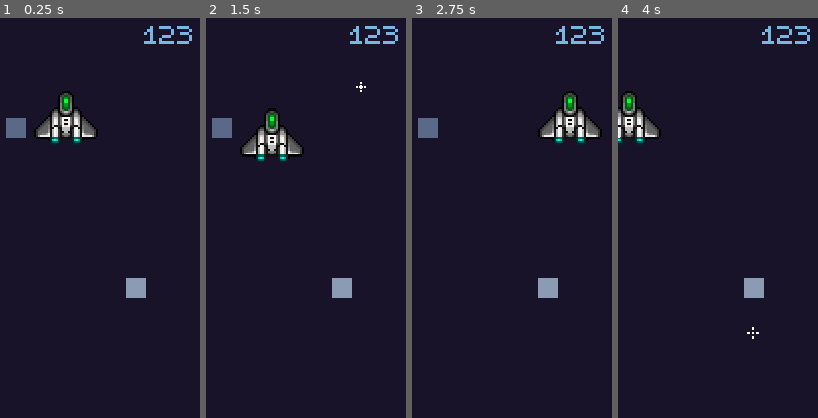
Above: before the commit, frames 1-4 (left to right).
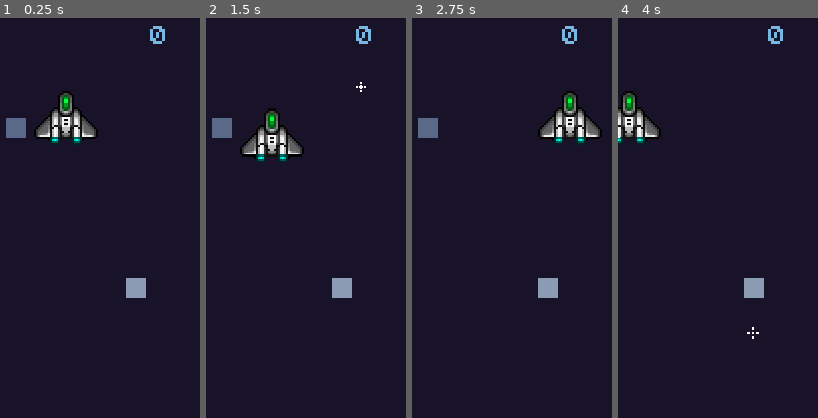
Above: after the commit, the same moments.

Repository: vishwa357/godot-meteor
Game: Godot game, scene res://scenes/level.tscn
Two runs of this game, one before a commit and one after it. Both use one fixed random seed, a clock stepped at 60 frames per second and the inputs below.
Inputs:
- Up to frame 1 (0.25 s): no input
- Up to frame 2 (1.5 s): hold D (right) 0.53-1.28 s; tap Space (shoot) at 0.6, 1.35 s; hold S (down) from 1.28 s (still down)
- Up to frame 3 (2.75 s): release S (down) at 2.03 s; hold D (right) from 2.03 s (still down); tap Space (shoot) at 2.1 s
- Up to frame 4 (4 s): release D (right) at 2.78 s; hold W (up) 2.78-3.53 s; tap Space (shoot) at 2.85, 3.6 s; hold A (left) from 3.53 s (still down)
The pictures show only the part of the screen within x 8-58%, y 0-50%; the shares and areas given below are measured in that part.

The runs differ from the first frame. In frame 1, 0.5% of the frame differs, in the area x 72-96%, y 2-7%; in frame 2, 0.5%; in frame 3, 0.5%; in frame 4, 0.5%.

Commit message:
adding score

Diff:
--- a/project.godot
+++ b/project.godot
@@ -14,6 +14,10 @@
 run/main_scene="res://scenes/level.tscn"
 config/features=PackedStringArray("4.2", "Mobile")
 config/icon="res://icon.svg"
+
+[autoload]
+
+Global="*res://scripts/global.gd"
 
 [display]
 
--- a/scenes/game_over.tscn
+++ b/scenes/game_over.tscn
@@ -42,7 +42,7 @@
 layout_mode = 2
 theme_override_fonts/font = ExtResource("1_de3x7")
 theme_override_font_sizes/font_size = 16
-text = "YOUR SCORE:0"
+text = "YOUR SCORE: "
 horizontal_alignment = 1
 
 [node name="MarginContainer" type="MarginContainer" parent="."]
--- a/scenes/ui.tscn
+++ b/scenes/ui.tscn
@@ -41,3 +41,8 @@
 [node name="HBoxContainer" type="HBoxContainer" parent="MarginContainer2"]
 layout_mode = 2
 theme_override_constants/separation = 4
+
+[node name="ScoreTimer" type="Timer" parent="."]
+autostart = true
+
+[connection signal="timeout" from="ScoreTimer" to="." method="_on_score_timer_timeout"]
--- a/scripts/game_over.gd
+++ b/scripts/game_over.gd
@@ -1,4 +1,7 @@
 extends CanvasLayer
+
+func _ready():
+	$CenterContainer/VBoxContainer/Label2.text = $CenterContainer/VBoxContainer/Label2.text + str(Global.score)
 
 func _process(_delta):
 	if Input.is_action_just_pressed("shoot"):
--- /dev/null
+++ b/scripts/global.gd
@@ -0,0 +1,3 @@
+extends Node
+
+var score : int = 0
--- a/scripts/ui.gd
+++ b/scripts/ui.gd
@@ -1,6 +1,12 @@
 extends CanvasLayer
 
+var score : int = 0
 static var image = load("res://graphics/tiny-spaceships/tiny_ship5.png")
+
+func _ready():
+	score = 0
+	$MarginContainer/Label.text = str(score)
+
 func set_health(amount):
 	print("ui: " + str(amount))
 	for child in $MarginContainer2/HBoxContainer.get_children():
@@ -10,3 +16,9 @@
 		text_rect.texture = image
 		text_rect.stretch_mode = TextureRect.STRETCH_KEEP
 		$MarginContainer2/HBoxContainer.add_child(text_rect)
+
+
+func _on_score_timer_timeout():
+	score += 1
+	$MarginContainer/Label.text = str(score)
+	Global.score = score
